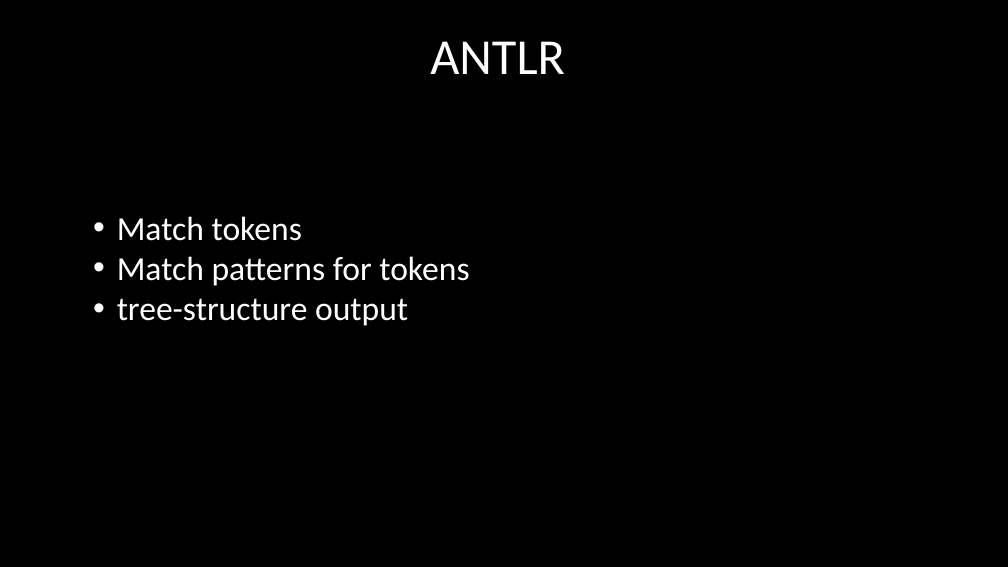
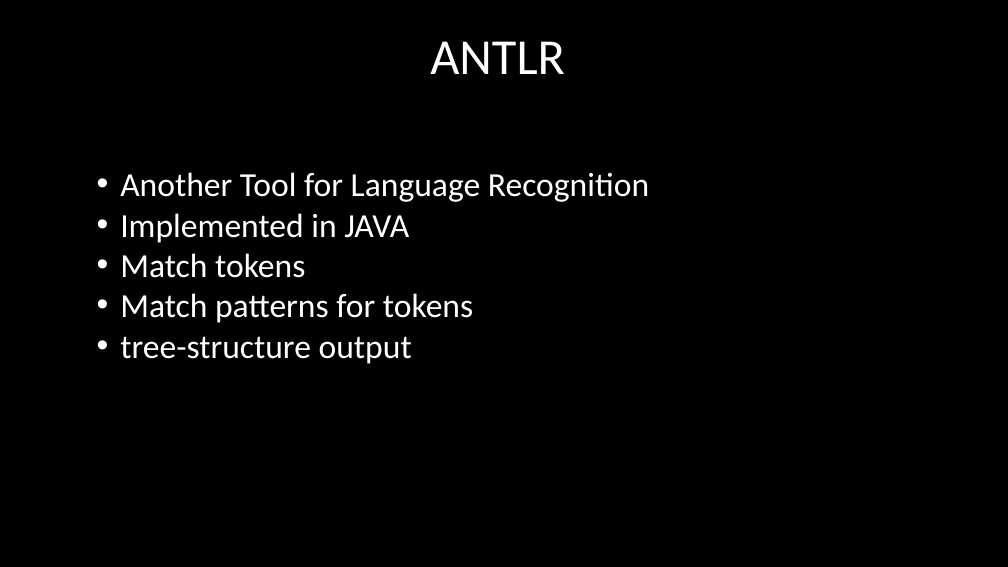
Before and after one commit to jisuansiwei2017/SDCT-2017-Fall, a slide deck: slide 5 of weekly_report/group1/report_group1_week9.pptx. Drawn at 1008x567 pixels with LibreOffice and Linux fonts; fonts in the diff are those of the drawing; background and template pictures are left out. Boxes give left, top, right and bottom in pixels: in the first picture for what was removed or moved away, otherwise in the second. Text is boxed around its words. In the diff, an @@ line names an element or a change of style, - is before the commit and + after.

Commit message:
ppt finished

```diff
--- a/weekly_report/group1/report_group1_week9.pptx
+++ b/weekly_report/group1/report_group1_week9.pptx
@@ text "Another Tool for Language Recognition": place and size @@
-text "Another Tool for Language Recognition" at (117,216,469,326)
+text "Another Tool for Language Recognition" at (120,172,649,364)
@@ text at (120,172,649,243): paragraphs added @@
+• Another Tool for Language Recognition
+• Implemented in JAVA
```
Also in this commit, not shown: 1 other slide changed, 3 slides added, 2 slides removed.
